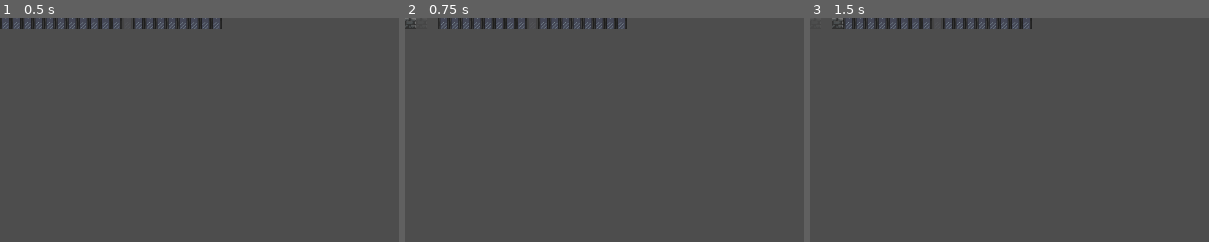
Above: before the commit, frames 1-3 (left to right).
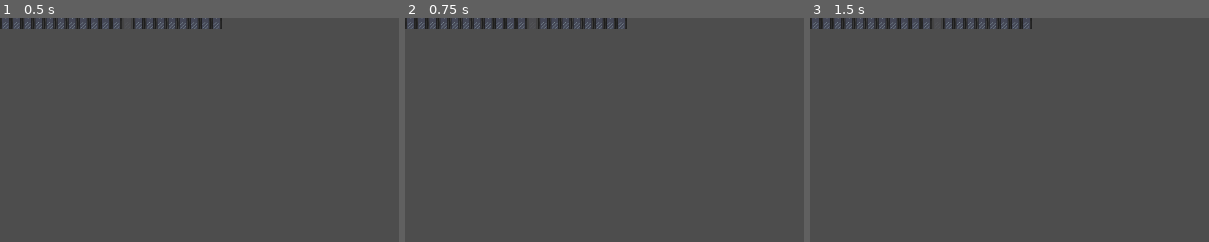
Above: after the commit, the same moments.

Repository: RomanHlt/gameJamInsash
Game: Godot game, scene res://Nodes/map.tscn
Same seed, same stepped clock (60 frames per second), same inputs: the game is played once before the commit and once after it. This scene is started directly instead of the project's main scene. The engine's default icon, where the game draws it, is replaced by a stand-in: a white triangle on a blue panel in a dark square.
Inputs:
- Up to frame 1 (0.5 s): no input
- Up to frame 2 (0.75 s): tap Enter at 0.5 s; hold E (rotate_right) from 0.53 s (still down)
- Up to frame 3 (1.5 s): tap Space at 1.25 s; release E (rotate_right) at 1.28 s; hold A (rotate_left) from 1.28 s (still down)
The pictures show only the part of the screen within x 0-50%, y 0-50%; the shares and areas given below are measured in that part.

Frame 1 is identical in both runs. In frame 2, 0.2% of the frame differs, in the area x 0-9%, y 0-5%; in frame 3, 0.2%.

Commit message:
letsssgooooo

Diff:
--- a/Nodes/map.gd
+++ b/Nodes/map.gd
@@ -26,77 +26,58 @@
 		player.view = (player.view + 1) % 4
 		if player.view < 0: player.view += 4;
 		print("view", player.view);
-		get_view();
+		print(get_view())
 
-func get_view()->void:
+func get_view()->Array[Array]:
+	var front : Array[int] = []
+	var back : Array[int] = []
 	if player.view == 0:
-		var x:int = 0 # Décalage en x au niveau de l'affichage
 		# Ligne du joueur (Front)
 		for i in plan[player.posY]:
-			if i == 0: # Vide
-				front.set_cell(Vector2i(x,0), 1, Vector2i(1,1), 0);
-			elif i == 1: # Mur
-				front.set_cell(Vector2i(x,0), 1, Vector2i(10,1), 0);
-			x+=1;
-		x = 0
+			front.append(i)
 		# Ligne derrière (Back)
 		for i in plan[player.posY-1]:
-			if i == 0: # Vide
-				back.set_cell(Vector2i(x,0), 1, Vector2i(1,1), 0);
-			elif i == 1: # Mur
-				back.set_cell(Vector2i(x,0), 1, Vector2i(10,1), 0);
-			x+=1;
+			back.append(i)
 
 	if player.view == 1:
-		var x:int = len(plan) - 1 # Décalage en x au niveau de l'affichage (Commence à la fin et va vers le debut pour la vue de derrière le laby)
 		# Ligne du joueur (Front)
 		for ligne in plan:
-			if ligne[player.posX] == 0: # Vide
-				front.set_cell(Vector2i(x,0), 1, Vector2i(1,1), 0);
-			elif ligne[player.posX] == 1: # Mur
-				front.set_cell(Vector2i(x,0), 1, Vector2i(10,1), 0);
-			x-=1;
-		x = len(plan) - 1
+			front.append(ligne[player.posX])
 		# Ligne derrière (Back)
 		for ligne in plan:
-			if ligne[player.posX+1] == 0: # Vide
-				back.set_cell(Vector2i(x,0), 1, Vector2i(1,1), 0);
-			elif ligne[player.posX-1] == 1: # Mur
-				back.set_cell(Vector2i(x,0), 1, Vector2i(10,1), 0);
-			x-=1;
+			back.append(ligne[player.posX-1])
+		# inverse
+		for i in range(len(front)/2):
+			var temp = front[-1-i]
+			front[-1-i] = front[i]
+			front[i] = temp
+		for i in range(len(back)/2):
+			var temp = back[-1-i]
+			back[-1-i] = back[i]
+			back[i] = temp
 
 	if player.view == 2:
-		var x:int = len(plan[player.posY]) - 1 # Décalage en x au niveau de l'affichage (Commence à la fin et va vers le debut pour la vue de derrière le laby)
 		# Ligne du joueur (Front)
 		for i in plan[player.posY]:
-			if i == 0: # Vide
-				front.set_cell(Vector2i(x,0), 1, Vector2i(1,1), 0);
-			elif i == 1: # Mur
-				front.set_cell(Vector2i(x,0), 1, Vector2i(10,1), 0);
-			x-=1;
-		x = len(plan[player.posY+1])
+			front.append(i)
 		# Ligne derrière (Back)
 		for i in plan[player.posY+1]:
-			if i == 0: # Vide
-				back.set_cell(Vector2i(x,0), 1, Vector2i(1,1), 0);
-			elif i == 1: # Mur
-				back.set_cell(Vector2i(x,0), 1, Vector2i(10,1), 0);
-			x-=1;
+			back.append(i)
+		# inverse
+		for i in range(len(front)/2):
+			var temp = front[-1-i]
+			front[-1-i] = front[i]
+			front[i] = temp
+		for i in range(len(back)/2):
+			var temp = back[-1-i]
+			back[-1-i] = back[i]
+			back[i] = temp
 
 	if player.view == 3:
-		var x:int = 0 # Décalage en x au niveau de l'affichage
 		# Ligne du joueur (Front)
 		for ligne in plan:
-			if ligne[player.posX] == 0: # Vide
-				front.set_cell(Vector2i(x,0), 1, Vector2i(1,1), 0);
-			elif ligne[player.posX] == 1: # Mur
-				front.set_cell(Vector2i(x,0), 1, Vector2i(10,1), 0);
-			x+=1;
-		x = 0
+			front.append(ligne[player.posX])
 		# Ligne derrière (Back)
 		for ligne in plan:
-			if ligne[player.posX+1] == 0: # Vide
-				back.set_cell(Vector2i(x,0), 1, Vector2i(1,1), 0);
-			elif ligne[player.posX+1] == 1: # Mur
-				back.set_cell(Vector2i(x,0), 1, Vector2i(10,1), 0);
-			x+=1;
+			back.append(ligne[player.posX+1])
+	return [front, back]
